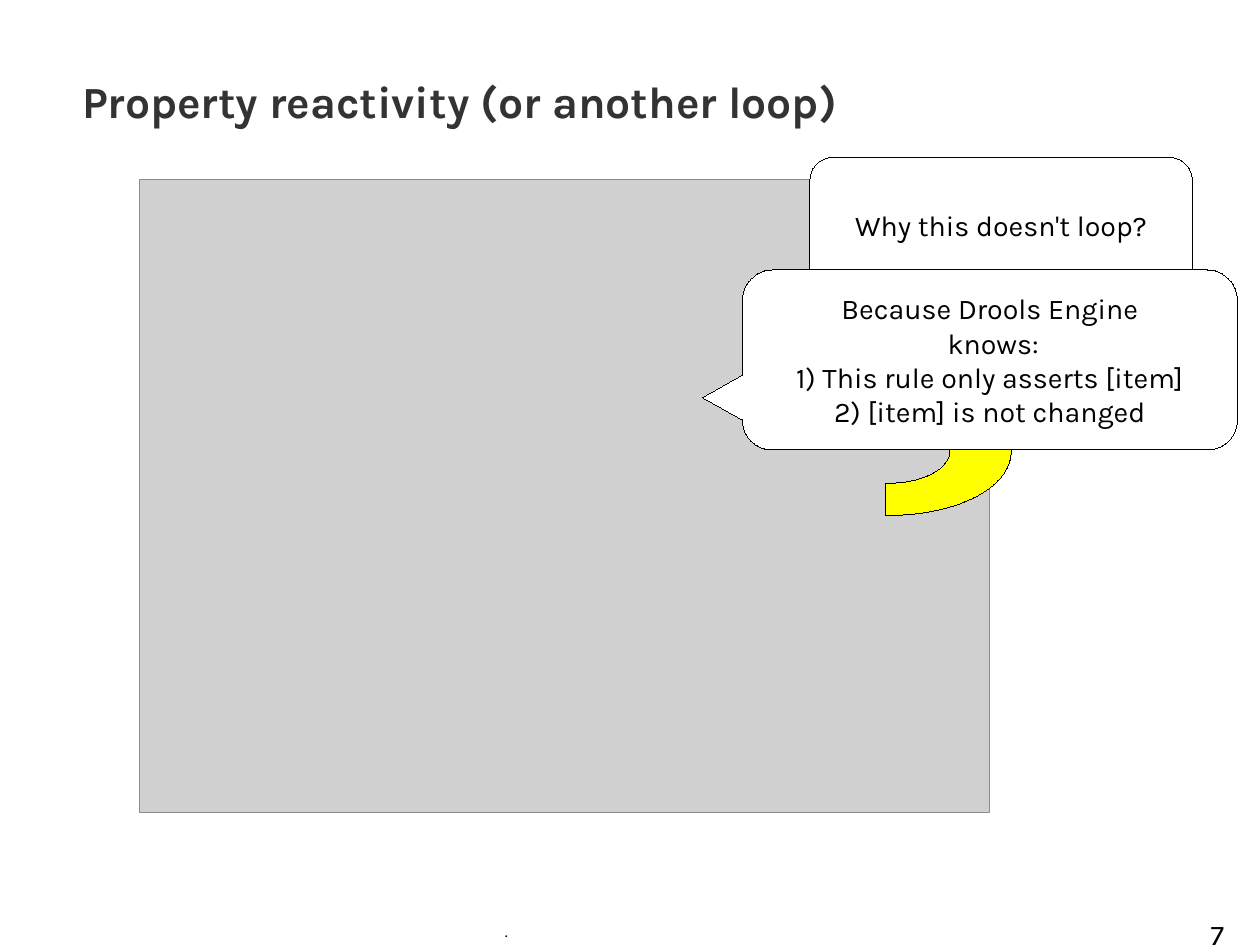
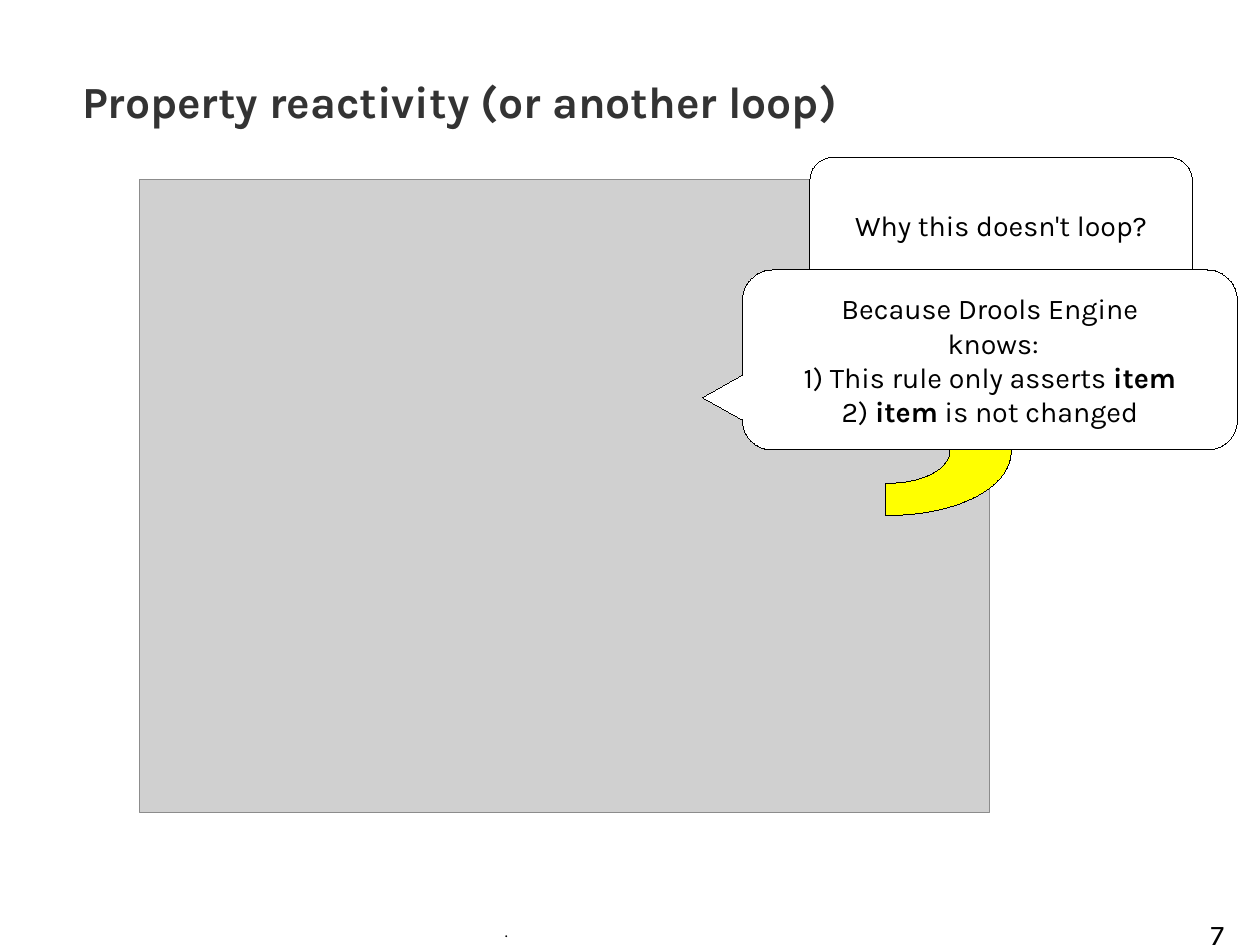
Before and after one commit to tkobayas/kie-live, a slide deck: slide 7 of 2021_Drools_trouble_shooting.odp. Drawn at 1260x945 pixels with LibreOffice and Linux fonts; fonts in the diff are those of the drawing; grey boxes stand for pictures; background and template pictures are left out. Boxes give left, top, right and bottom in pixels: in the first picture for what was removed or moved away, otherwise in the second. Text is boxed around its words. In the diff, an @@ line names an element or a change of style, - is before the commit and + after.

```diff
--- a/2021_Drools_trouble_shooting.odp
+++ b/2021_Drools_trouble_shooting.odp
@@ text in rounded speech box at bbox=[804, 367, 1176, 429]: text changed @@
-1) This rule only asserts [item]
-2) [item] is not changed
+1) This rule only asserts item
+2) item is not changed
```
Also in this commit, not shown: 9 other slides changed, 6 slides added, 4 slides removed, 46 other files.
